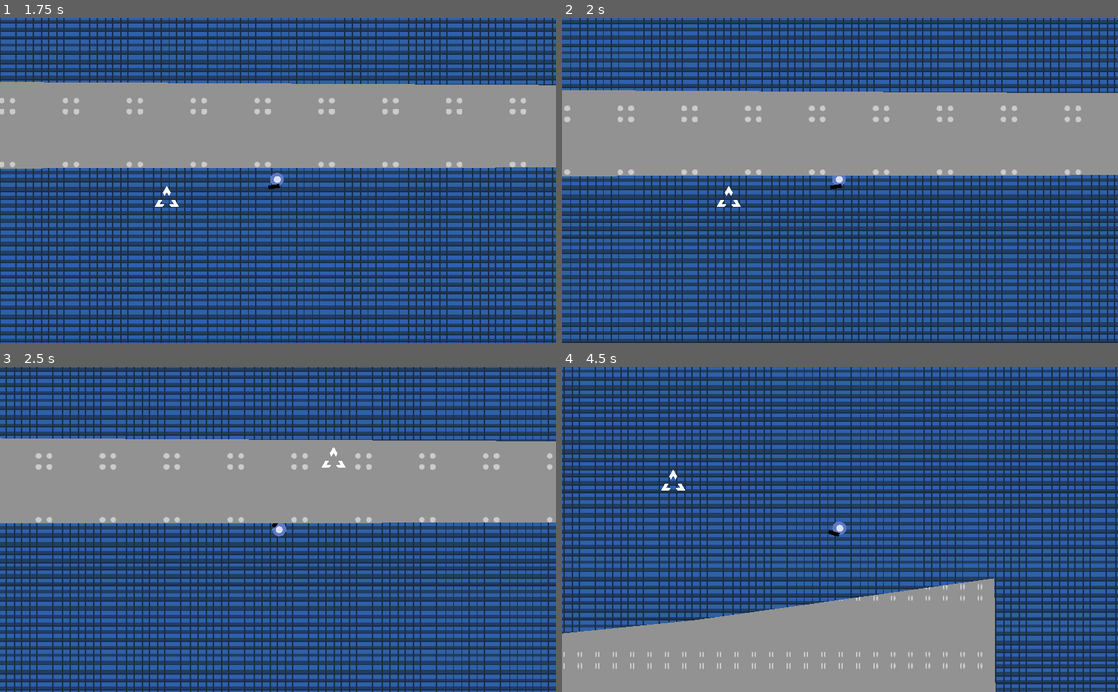
Above: before the commit, frames 1-4 (two rows, left to right).
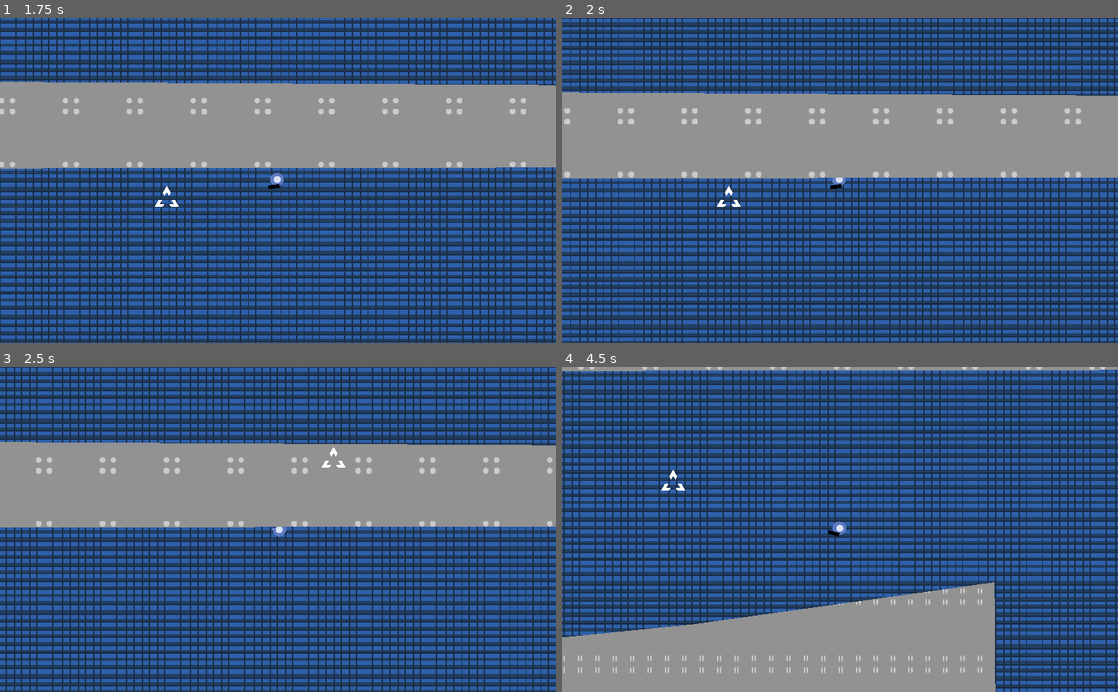
Above: after the commit, the same moments.

Repository: jnrdrgz/BadDrones
Game: Godot game, scene res://Game/Levels/Floor1.tscn
The game is run twice, just before and just after one commit, with the same random seed, the same clock (stepped at 60 frames per second) and the same inputs. This scene is started directly instead of the project's main scene.
Inputs (mouse positions are in pixels of both pictures, inside the frame that each line leads up to):
- Up to frame 1 (1.75 s): move the mouse to (400, 164) at 0.52 s; hold W (move_up) 0.53-1.28 s; click (400, 164) at 0.6 s; move the mouse to (166, 196) at 1.27 s; hold S (move_down) from 1.28 s (still down); click (166, 196) at 1.35 s
- Up to frame 2 (2 s): keep holding S (move_down)
- Up to frame 3 (2.5 s): move the mouse to (333, 458) at 2.02 s; release S (move_down) at 2.03 s; hold W (move_up) from 2.03 s (still down); click (333, 458) at 2.1 s
- Up to frame 4 (4.5 s): move the mouse to (812, 594) at 2.77 s; click (812, 594) at 2.85 s; move the mouse to (1006, 578) at 3.52 s; release W (move_up) at 3.53 s; hold S (move_down) from 3.53 s (still down); click (1006, 578) at 3.6 s; move the mouse to (673, 480) at 4.27 s; click (673, 480) at 4.35 s

Frame 1 is identical in both runs. In frame 2, 48% of the frame differs, in the area x 0-100%, y 0-100%; in frame 3, 64%; in frame 4, 69%.

Commit message:
fixes y ai

Diff:
--- a/Game/Argos.gd
+++ b/Game/Argos.gd
@@ -6,7 +6,7 @@
 
 var killed = false
 
-var player_already_saw = true
+var player_already_saw = false
 
 ##node path for the ai
 export (NodePath) var path
@@ -15,7 +15,6 @@
 	set_player()
 
 func _physics_process(delta):
-
 	if player_already_saw:
 		if player == null:
 			print("p null")
@@ -39,7 +38,6 @@
 		if coll.name == "Player":
 			get_tree().change_scene("res://Menu.tscn")
 
-
 func _process(delta):
 	if killed:
 		if $Explosion.finished:
@@ -52,7 +50,9 @@
 	$Explosion.play_anim("main_explosion")
 	killed = true
 
+func set_player():
+	player = get_tree().current_scene.get_node("Player")
 
-func set_player():
-	#change
-	player = get_parent().get_parent().get_parent().get_parent().get_node("Player")
+func _on_Area2D_body_entered(body):
+	if body.is_in_group('player'):
+		player_already_saw = true
--- a/Game/Argos.tscn
+++ b/Game/Argos.tscn
@@ -8,7 +8,7 @@
 radius = 27.6666
 
 [sub_resource type="RectangleShape2D" id=2]
-extents = Vector2( 132.662, 30.1122 )
+extents = Vector2( 143.407, 30.1122 )
 
 [node name="Argos" type="KinematicBody2D"]
 script = ExtResource( 2 )
@@ -29,8 +29,8 @@
 [node name="Area2D" type="Area2D" parent="."]
 
 [node name="CollisionShape2D" type="CollisionShape2D" parent="Area2D"]
-position = Vector2( 131.408, 0.0764313 )
+position = Vector2( 149.246, 1.26564 )
 shape = SubResource( 2 )
-disabled = true
 
 [node name="Explosion" parent="." instance=ExtResource( 3 )]
+[connection signal="body_entered" from="Area2D" to="." method="_on_Area2D_body_entered"]
--- a/Game/Levels/Floor1.tscn
+++ b/Game/Levels/Floor1.tscn
@@ -17,7 +17,7 @@
 
 [node name="Floor1" instance=ExtResource( 1 )]
 
-[node name="Polygon2D" type="Polygon2D" parent="." index="0"]
+[node name="Floor" type="Polygon2D" parent="." index="0"]
 position = Vector2( 0, 6.72717 )
 texture = ExtResource( 3 )
 polygon = PoolVector2Array( -106.232, -274.429, -113.359, 1507.37, 3564.27, 1521.62, 3542.89, -295.81 )
@@ -33,12 +33,11 @@
 
 [node name="PathFollow2D" type="PathFollow2D" parent="Enemies/Path2D" index="0"]
 position = Vector2( 272.62, 973.592 )
-rotation = -0.017249
+rotation = -0.0172335
 
 [node name="Argos" parent="Enemies/Path2D/PathFollow2D" index="0" instance=ExtResource( 4 )]
 position = Vector2( 5.8483, -3.9743 )
 rotation = 0.017249
-scale = Vector2( 1, 1 )
 
 [node name="Path2D2" type="Path2D" parent="Enemies" index="1"]
 position = Vector2( 200, 200 )
@@ -46,7 +45,7 @@
 
 [node name="PathFollow2D" type="PathFollow2D" parent="Enemies/Path2D2" index="0"]
 position = Vector2( 2662.71, -136.623 )
-rotation = -3.13975
+rotation = -3.13974
 
 [node name="Argos" parent="Enemies/Path2D2/PathFollow2D" index="0" instance=ExtResource( 4 )]
 
--- a/Game/Player.tscn
+++ b/Game/Player.tscn
@@ -4,9 +4,11 @@
 [ext_resource path="res://Game/Player.gd" type="Script" id=2]
 
 [sub_resource type="CircleShape2D" id=1]
-radius = 20.0
+radius = 12.436
 
-[node name="Player" type="KinematicBody2D"]
+[node name="Player" type="KinematicBody2D" groups=[
+"player",
+]]
 script = ExtResource( 2 )
 
 [node name="RayCast2D" type="RayCast2D" parent="."]
@@ -18,4 +20,5 @@
 texture = ExtResource( 1 )
 
 [node name="CollisionShape2D" type="CollisionShape2D" parent="."]
+position = Vector2( 1.41422, -0.353554 )
 shape = SubResource( 1 )
